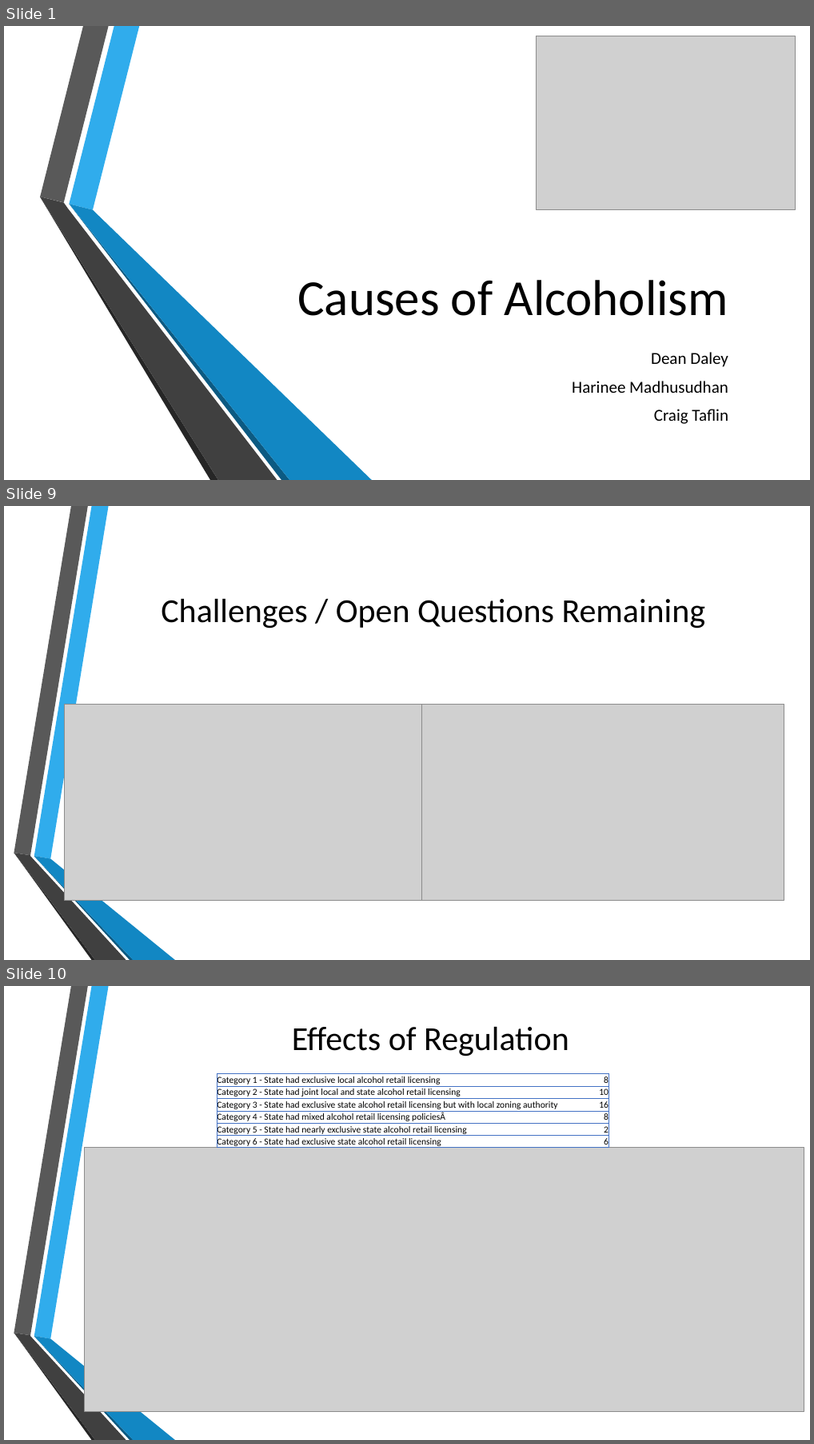
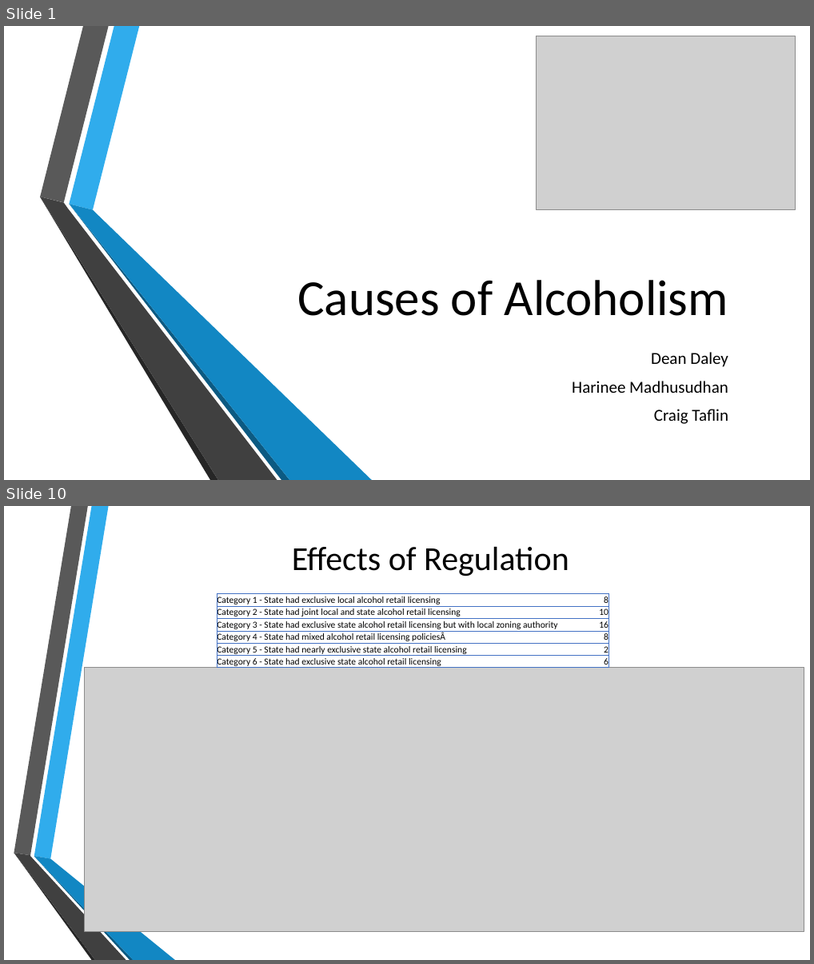
Before and after one commit to cmtaflin/Groupb2, a slide deck: Causes_Alcoholism_FINAL.pptx. Shown one above the other, each under a label of ours: slides 1, 9 and 10 before the commit, slides 1 and 10 after it; the slides between them are not shown. The pictures are 814x1444 and 814x964 pixels, drawn with LibreOffice and Linux fonts; fonts in the diff are those of the drawing; grey boxes stand for pictures; background and template pictures are left out. Boxes give left, top, right and bottom in pixels: in the first picture for what was removed or moved away, otherwise in the second. Text is boxed around its words. In the diff, an @@ line names an element or a change of style, - is before the commit and + after.

```diff
--- a/Causes_Alcoholism_FINAL.pptx
+++ b/Causes_Alcoholism_FINAL.pptx
@@ slide 9 removed at [4, 506, 810, 960], background picture (left out); not listed: 6 template elements that a slide beside it also shows @@
@@ title removed at [161, 599, 706, 628] @@
-Challenges / Open Questions Remaining
@@ picture removed at [64, 704, 422, 900] @@
@@ picture removed at [422, 704, 784, 900] @@
```
Also in this commit, not shown: 9 slides changed, 2 slides added, 1 other file.
